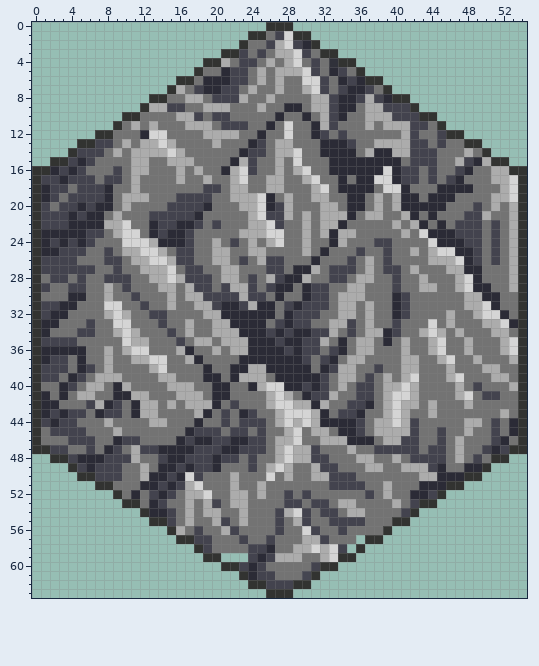
A pixel-art sprite gets an edit: desktop/asset/images/tiles/Tile_Mountain.png. The first picture shows the starting point.
The file is 55x64 pixels. Colours within 5 levels of each other are drawn and written as one.
After:
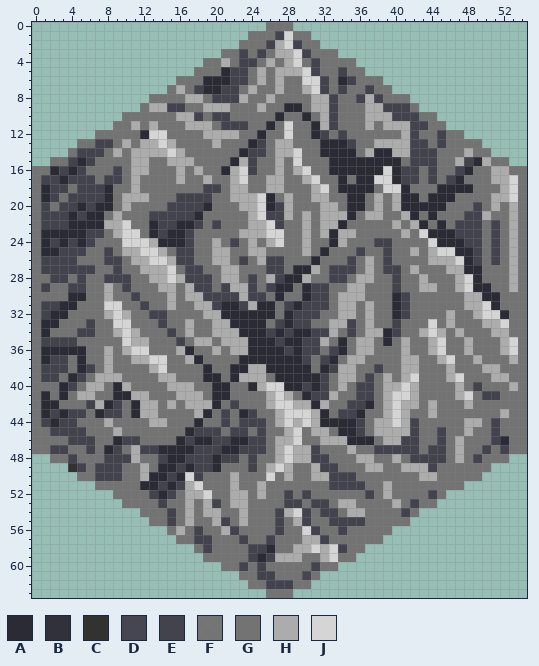
Palette (. is transparent): A #2b2b36  B #2d2d37f8  C #323331  D #43434ef8  E #43434e  F #737373f9  G #737373  H #acacac  J #d5d5d5
From old to new:
The edit adds colour G in row 57 at x 36; in row 58 at x 35; in row 59 at x 21 to 23.
Colour A gives way to colour G in row 2 at x 30; in row 5 at x 33; in row 6 at x 36; in row 7 at x 35 to 36; in row 8 at x 34 to 35 and 39; in row 9 at x 34 to 35.
Colour A gives way to colour G in row 10 at x 34; in row 33 at x 53; in rows 44 to 45 at x 53; in row 47 at x 51; in row 48 at x 5 to 7; in row 49 at x 6, 45 and 48 to 49.
Colour A gives way to colour G in row 50 at x 45 to 47; in row 51 at x 43 to 45; in row 52 at x 11 and 42 to 43; in row 53 at x 13; in row 54 at x 13 to 14; in rows 60 to 61 at x 24.
Colour B gives way to colour G in row 4 at x 33.
Colour C gives way to colour G in row 0 at x 26 to 28; in row 1 at x 24 to 25 and 29 to 30; in row 2 at x 23 and 31; in row 3 at x 21 to 22 and 32 to 33; in row 4 at x 19 to 20 and 34 to 35; in row 5 at x 18 and 36.
Colour C gives way to colour G in row 6 at x 16 to 17 and 37 to 38; in row 7 at x 15 and 39; in row 8 at x 13 to 14 and 40 to 41; in row 9 at x 12 and 42; in row 10 at x 10 to 11 and 43 to 44; in row 11 at x 9 and 45.
Colour C gives way to colour G in row 12 at x 7 to 8 and 46 to 47; in row 13 at x 5 to 6 and 48 to 49; in row 14 at x 4 and 50; in row 15 at x 2 to 3 and 51 to 52; in row 16 at x 0 to 1 and 53 to 54; in rows 17 to 46 at x 0 and 54.
Colour C gives way to colour G in row 47 at x 0 to 1 and 53 to 54; in row 48 at x 2 to 3 and 51 to 52; in row 49 at x 50; in row 50 at x 5 to 6 and 48 to 49; in row 51 at x 7 to 8 and 46 to 47; in row 52 at x 9 and 45.
Colour C gives way to colour G in row 53 at x 10 to 11 and 43 to 44; in row 54 at x 12 and 42; in row 55 at x 13 to 14 and 40 to 41; in row 56 at x 15 and 39; in row 57 at x 16 to 17 and 37 to 38; in row 58 at x 18 and 36.
Colour C gives way to colour G in row 59 at x 19 to 20 and 34 to 35; in row 60 at x 21 to 22 and 32 to 33; in row 61 at x 23 and 31; in row 62 at x 24 to 25 and 29 to 30; in row 63 at x 26 to 28.
Changed places in both pictures, as pixel boxes (x1, y1, x2, y2):
changed: (32, 22, 527, 598)
